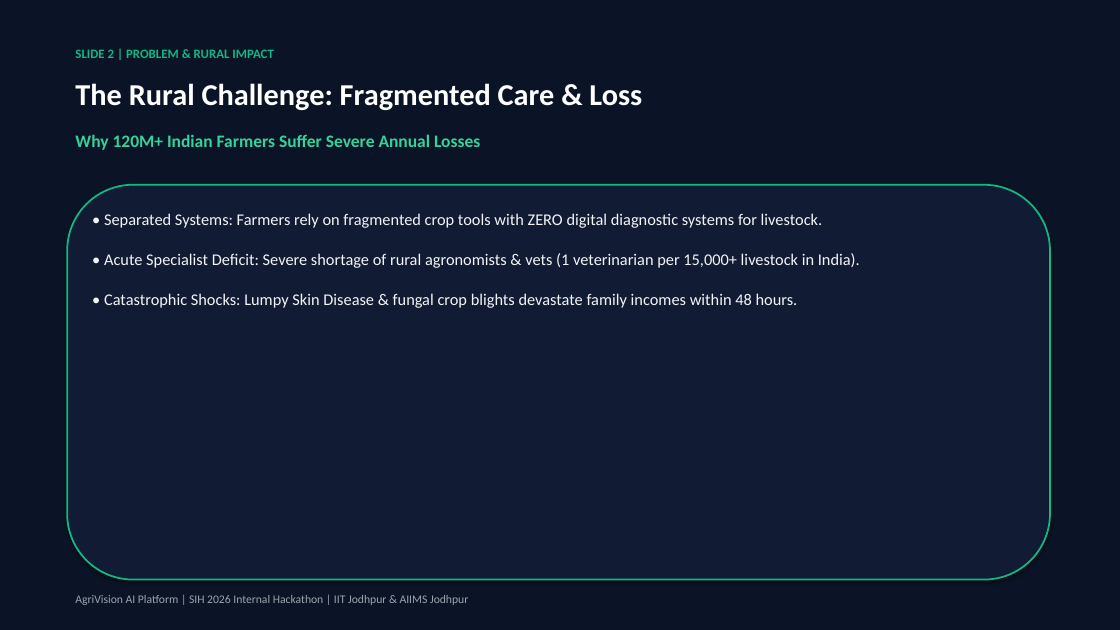
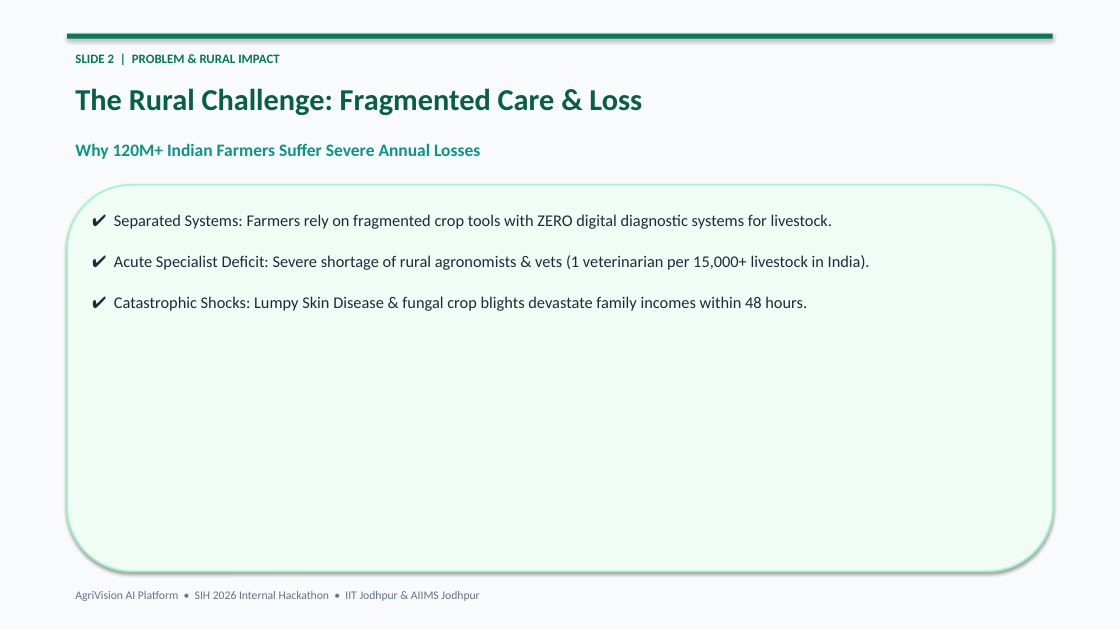
Before and after one commit to maheshiv15/SIH_INTERNAL2026, a slide deck: slide 2 of AgriVision_AI_SIH2026_Presentation.pptx. Drawn at 1120x630 pixels with LibreOffice and Linux fonts; fonts in the diff are those of the drawing. Boxes give left, top, right and bottom in pixels: in the first picture for what was removed or moved away, otherwise in the second. Text is boxed around its words. In the diff, an @@ line names an element or a change of style, - is before the commit and + after.

Commit message:
Update PowerPoint presentation deck to light, beautiful aesthetic design

```diff
--- a/AgriVision_AI_SIH2026_Presentation.pptx
+++ b/AgriVision_AI_SIH2026_Presentation.pptx
@@ rectangle at box(0, 0, 1120, 630): fill #0B1426 to #F8FAFC @@
@@ text "SLIDE 2 | PROBLEM & ..." at box(75, 54, 279, 63): text colour #10B981 to #047857 @@
@@ rectangle added at box(67, 34, 1053, 39), fill #047857 @@
@@ text "The Rural Challenge: Fragmented Care ..." at box(75, 88, 642, 115): text colour #FFFFFF to #065F46 @@
@@ text "Why 120M+ Indian Farmers Suffer ...": place and size @@
-text "Why 120M+ Indian Farmers Suffer ..." at box(75, 134, 480, 150)
+text "Why 120M+ Indian Farmers Suffer ..." at box(75, 143, 480, 159)
@@ text "Why 120M+ Indian Farmers Suffer ..." at box(75, 143, 480, 159): text colour #34D399 to #0D9488 @@
@@ rounded rectangle: place and size @@
-rounded rectangle at box(67, 185, 1050, 580)
+rounded rectangle at box(67, 185, 1053, 571)
@@ rounded rectangle at box(67, 185, 1053, 571): fill #111C34 to #F0FDF4; outline #10B981 1.5 pt to #A7F3D0 1.5 pt @@
@@ text at box(114, 214, 870, 311): text changed; text colour #F3F4F6 to #1E293B @@
-• Separated Systems: Farmers rely on fragmented crop tools with ZERO digital diagnostic systems for livestock.
-• Acute Specialist Deficit: Severe shortage of rural agronomists & vets (1 veterinarian per 15,000+ livestock in India).
-• Catastrophic Shocks: Lumpy Skin Disease & fungal crop blights devastate family incomes within 48 hours.
+✔ Separated Systems: Farmers rely on fragmented crop tools with ZERO digital diagnostic systems for livestock.
+✔ Acute Specialist Deficit: Severe shortage of rural agronomists & vets (1 veterinarian per 15,000+ livestock in India).
+✔ Catastrophic Shocks: Lumpy Skin Disease & fungal crop blights devastate family incomes within 48 hours.
@@ text at box(75, 591, 479, 601): text changed; text colour #9CA3AF to #64748B @@
-AgriVision AI Platform | SIH 2026 Internal Hackathon | IIT Jodhpur & AIIMS Jodhpur
+AgriVision AI Platform • SIH 2026 Internal Hackathon • IIT Jodhpur & AIIMS Jodhpur
```
Also in this commit, not shown: 9 other slides changed, 1 other file.
